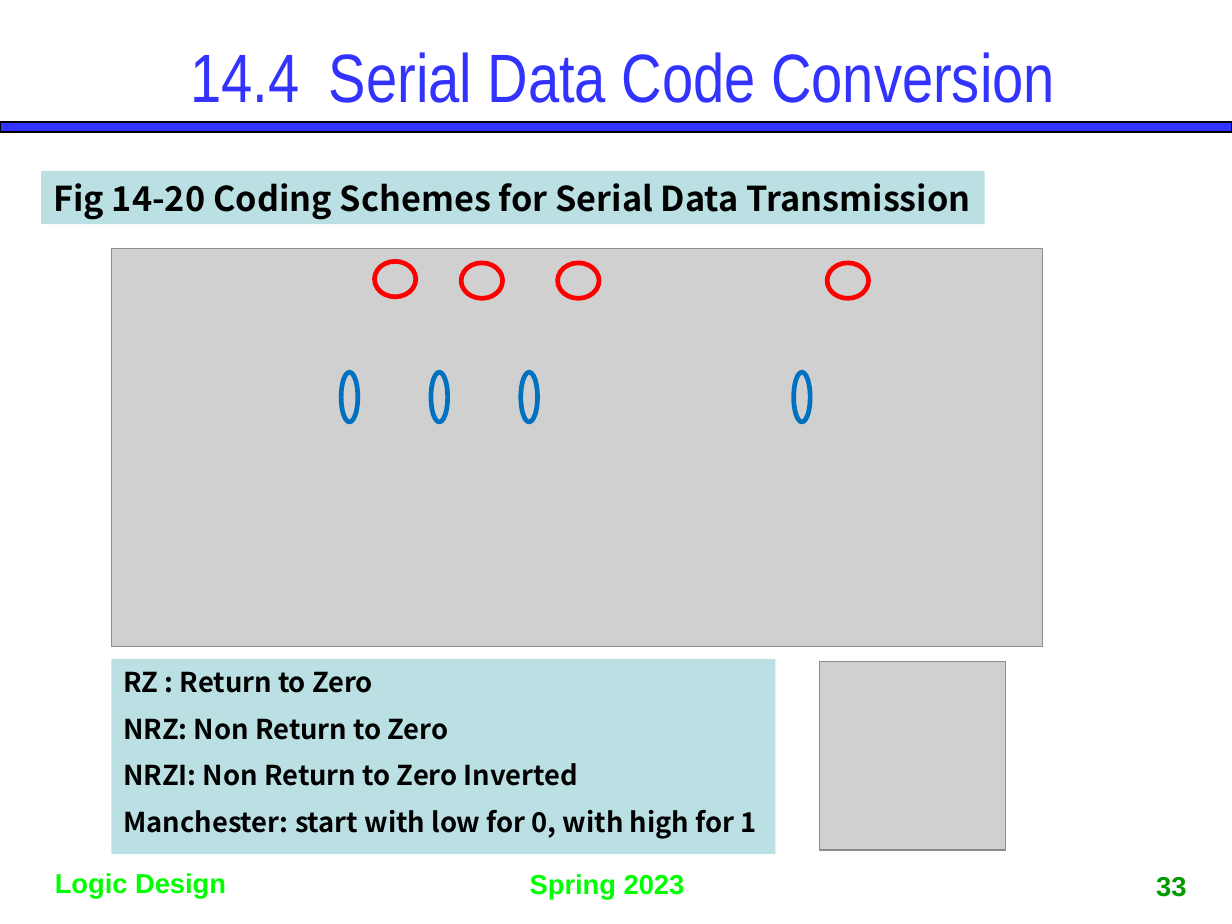
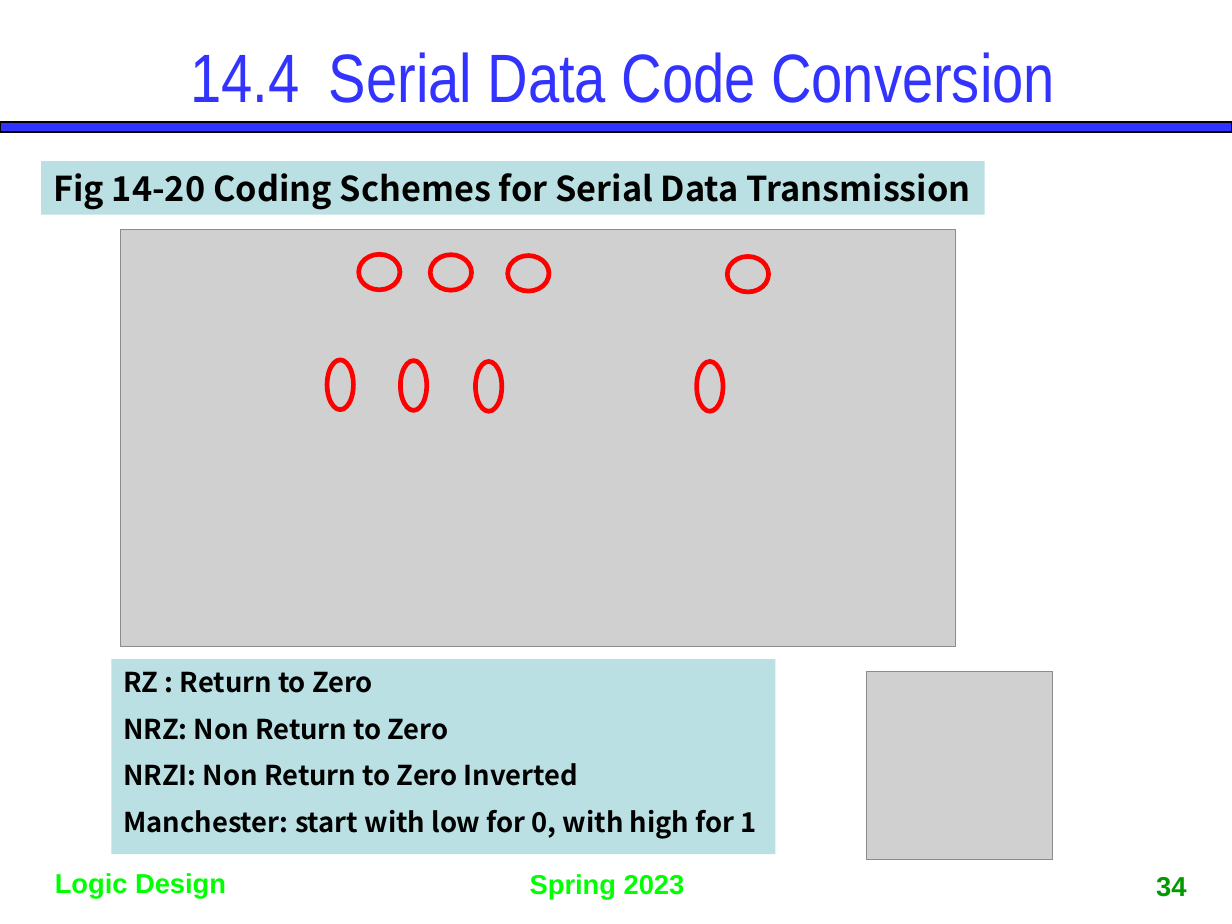
Before and after one commit to gdlee412/Logic-Circuits, a slide deck: slide 34 of 자료/Ch14. Derivation of State Graphs and Tables.pptx (slide 33 before the commit). Drawn at 1232x924 pixels with LibreOffice and Linux fonts; fonts in the diff are those of the drawing; grey boxes stand for pictures. Boxes give left, top, right and bottom in pixels: in the first picture for what was removed or moved away, otherwise in the second. Text is boxed around its words. In the diff, an @@ line names an element or a change of style, - is before the commit and + after.

```diff
--- a/자료/Ch14. Derivation of State Graphs and Tables.pptx
+++ b/자료/Ch14. Derivation of State Graphs and Tables.pptx
@@ rectangle "Fig 14-20 Coding Schemes for ...": place and size @@
-rectangle "Fig 14-20 Coding Schemes for ..." at bbox=[41, 171, 984, 224]
+rectangle "Fig 14-20 Coding Schemes for ..." at bbox=[41, 161, 984, 214]
@@ picture: place and size @@
-picture at bbox=[112, 249, 1044, 647]
+picture at bbox=[121, 229, 956, 647]
@@ ellipse: place and size @@
-ellipse at bbox=[375, 261, 416, 297]
+ellipse at bbox=[359, 254, 400, 290]
@@ ellipse: place and size @@
-ellipse at bbox=[461, 262, 503, 298]
+ellipse at bbox=[430, 255, 472, 291]
@@ ellipse: place and size @@
-ellipse at bbox=[558, 262, 600, 298]
+ellipse at bbox=[508, 255, 549, 291]
@@ ellipse: place and size @@
-ellipse at bbox=[827, 262, 869, 298]
+ellipse at bbox=[727, 256, 769, 292]
@@ ellipse: place and size @@
-ellipse at bbox=[341, 372, 359, 421]
+ellipse at bbox=[326, 360, 352, 409]
@@ ellipse: place and size @@
-ellipse at bbox=[431, 372, 448, 421]
+ellipse at bbox=[400, 361, 426, 410]
@@ ellipse: place and size @@
-ellipse at bbox=[521, 372, 538, 421]
+ellipse at bbox=[476, 361, 501, 410]
@@ outline #0070C0 2.75 pt to #FF0000 2.75 pt in 4 elements at bbox=[326, 360, 352, 409], bbox=[400, 361, 426, 410], bbox=[476, 361, 501, 410], bbox=[696, 361, 722, 410] @@
@@ ellipse: place and size @@
-ellipse at bbox=[793, 372, 809, 421]
+ellipse at bbox=[696, 361, 722, 410]
@@ picture: place and size @@
-picture at bbox=[819, 662, 1005, 850]
+picture at bbox=[866, 671, 1052, 860]
@@ page number at bbox=[1156, 877, 1186, 897]: text changed @@
-33
+34
```
Also in this commit, not shown: 11 other slides changed, 2 slides added, 1 other file.
